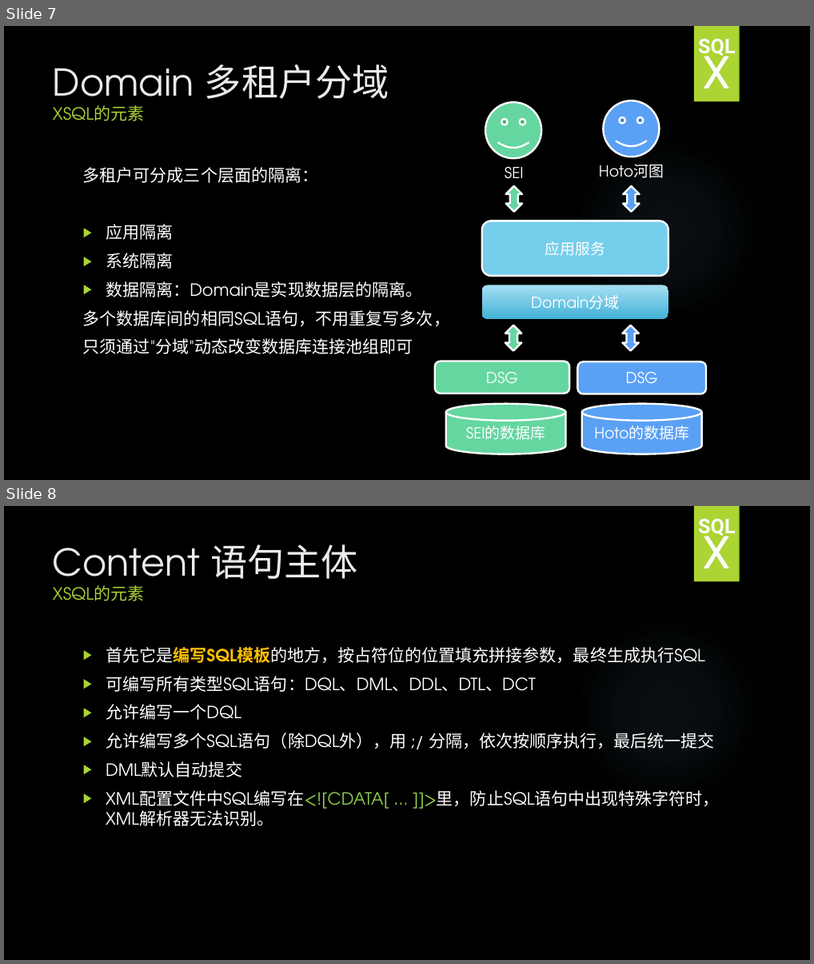
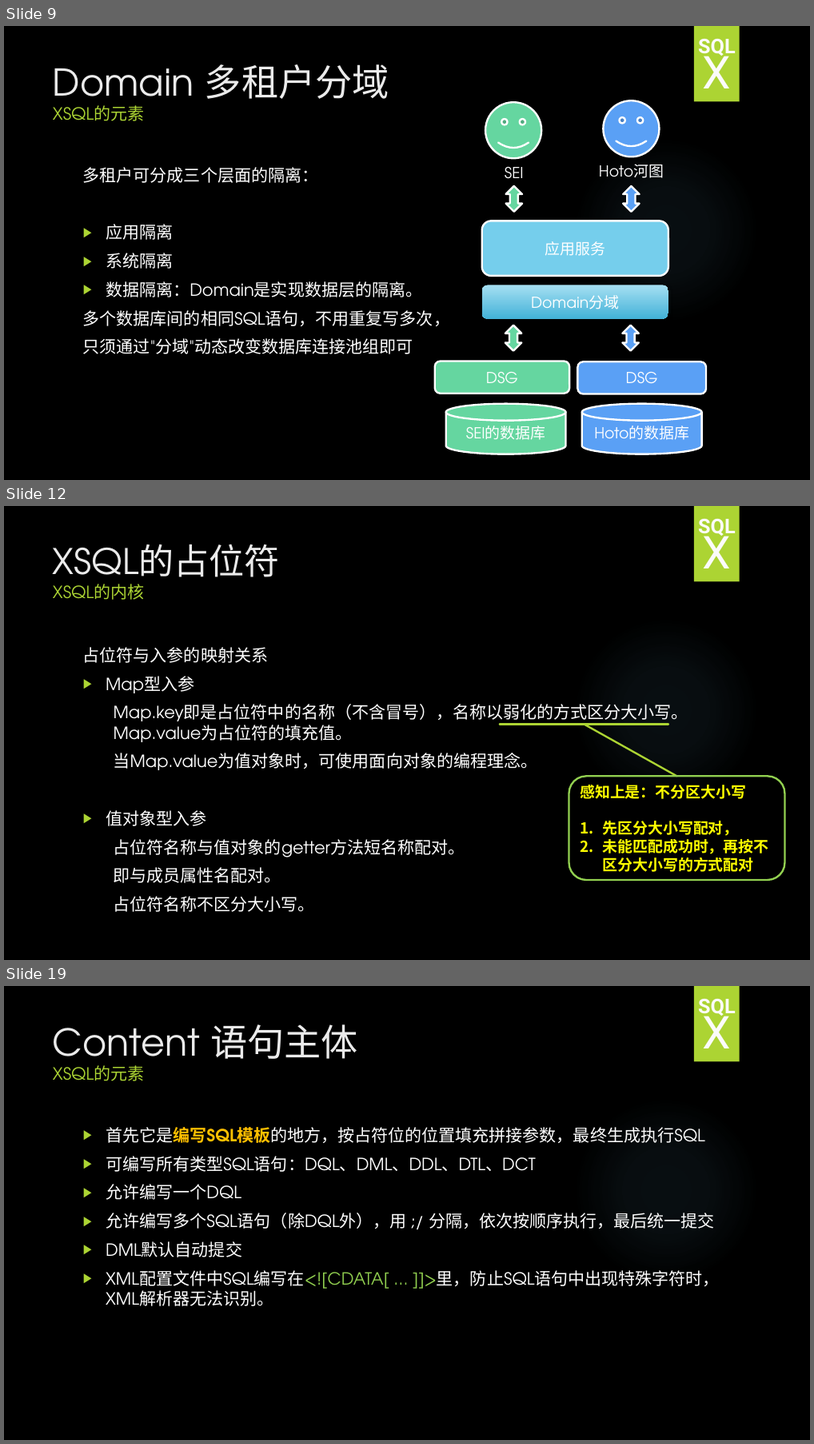
Before and after one commit to HY-ZhengWei/hy.common.XJava, a slide deck: doc/XSQL技术交流.pptx. Shown one above the other, each under a label of ours: slides 7 and 8 before the commit, slides 9, 12 and 19 after it; the slides between them are not shown. The pictures are 814x964 and 814x1444 pixels, drawn with LibreOffice and Linux fonts; fonts in the diff are those of the drawing; background and template pictures are left out. Boxes give left, top, right and bottom in pixels: in the first picture for what was removed or moved away, otherwise in the second. Text is boxed around its words. In the diff, an @@ line names an element or a change of style, - is before the commit and + after.

```diff
--- a/doc/XSQL技术交流.pptx
+++ b/doc/XSQL技术交流.pptx
@@ slide 12 added at <box>4,506,810,960</box>, background picture (left out); not listed: 2 template elements that a slide beside it also shows @@
@@ text added at <box>698,519,736,539</box>, 24 pt, text pattern #EBEBEB on #FBFBFB, bold @@
+SQL
@@ text added at <box>702,527,730,568</box>, 54 pt, text pattern #EBEBEB on #FBFBFB @@
+X
@@ title added at <box>53,544,280,600</box>, 42 pt, text #EBEBEB @@
+XSQL的占位符
+XSQL的内核
@@ text added at <box>83,647,689,912</box>, 20 pt, text #FFFFFF @@
+占位符与入参的映射关系
+▶ Map型入参
+Map.key即是占位符中的名称（不含冒号），名称以弱化的方式区分大小写。 Map.value为占位符的填充值。
+当Map.value为值对象时，可使用面向对象的编程理念。
+▶ 值对象型入参
+占位符名称与值对象的getter方法短名称配对。
+即与成员属性名配对。
+占位符名称不区分大小写。
@@ line added from (500, 724) to (669, 724), #ACD433 2.25 pt @@
@@ line added from (678, 776) to (584, 724), #ACD433 2.25 pt @@
@@ rounded rectangle added at <box>570,776,786,880</box>, outline #92D050 2.25 pt, 18 pt, text #FFFF00, bold @@
+感知上是：不分区大小写
+1. 先区分大小写配对，
+2. 未能匹配成功时，再按不区分大小写的方式配对
@@ what was slide 7 is now slide 9 @@
@@ what was slide 8 is now slide 19 @@
```
Also in this commit, not shown: 3 slides changed, 22 other slides added, 1 slide removed, 3 other files.
